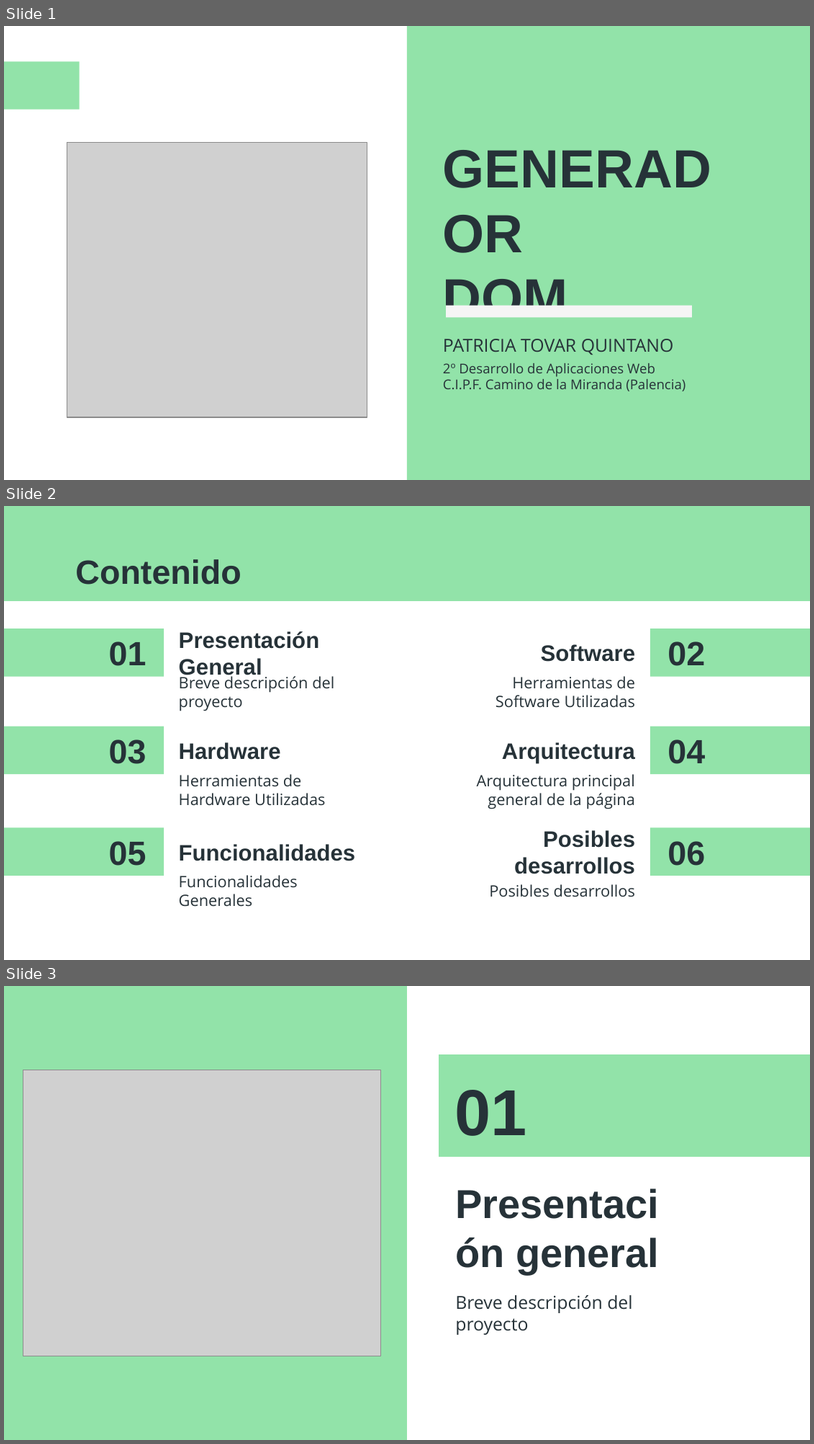
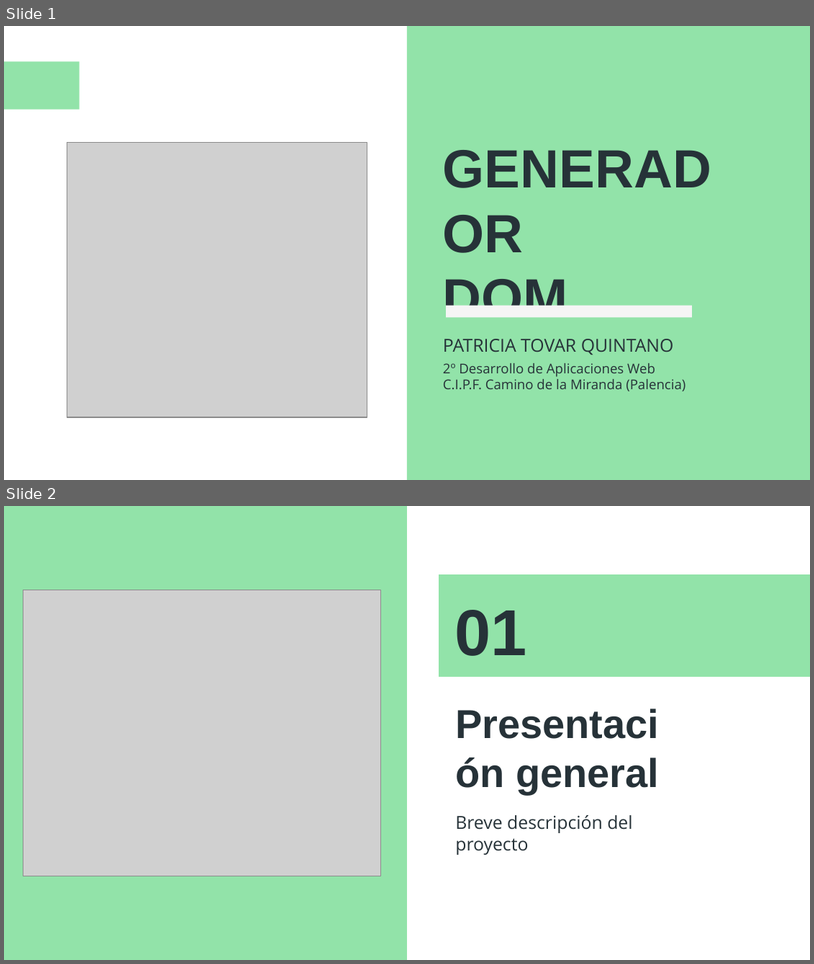
Before and after one commit to Pattov/GeneradorDOM, a slide deck: otros/Patricia_TovarQuintano_DAW2.ppsx. Shown one above the other, each under a label of ours: slides 1, 2 and 3 before the commit, slides 1 and 2 after it. The pictures are 814x1444 and 814x964 pixels, drawn with LibreOffice and Linux fonts; fonts in the diff are those of the drawing; grey boxes stand for pictures. Boxes give left, top, right and bottom in pixels: in the first picture for what was removed or moved away, otherwise in the second. Text is boxed around its words. In the diff, an @@ line names an element or a change of style, - is before the commit and + after.

```diff
--- a/otros/Patricia_TovarQuintano_DAW2.ppsx
+++ b/otros/Patricia_TovarQuintano_DAW2.ppsx
@@ slide 2 removed at bbox=[4, 506, 810, 960], background #FFFFFF @@
@@ rectangle removed at bbox=[4, 506, 810, 601] @@
@@ title removed at bbox=[75, 559, 241, 584] @@
-Contenido
@@ rectangle removed at bbox=[4, 628, 164, 676] @@
@@ title removed at bbox=[179, 631, 320, 679] @@
-Presentación General
@@ rectangle removed at bbox=[651, 628, 810, 676] @@
@@ title removed at bbox=[109, 641, 147, 666] @@
-01
@@ title removed at bbox=[541, 644, 635, 662] @@
-Software
@@ title removed at bbox=[668, 641, 705, 666] @@
-02
@@ subtitle removed at bbox=[179, 674, 334, 711] @@
-Breve descripción del proyecto
@@ subtitle removed at bbox=[496, 676, 635, 708] @@
-Herramientas de Software Utilizadas
@@ rectangle removed at bbox=[4, 726, 164, 774] @@
@@ title removed at bbox=[109, 739, 147, 764] @@
-03
@@ title removed at bbox=[179, 742, 281, 759] @@
-Hardware
@@ title removed at bbox=[502, 742, 635, 763] @@
-Arquitectura
@@ rectangle removed at bbox=[651, 726, 810, 774] @@
@@ title removed at bbox=[668, 739, 705, 764] @@
-04
@@ subtitle removed at bbox=[179, 774, 325, 806] @@
-Herramientas de Hardware Utilizadas
@@ subtitle removed at bbox=[477, 774, 635, 809] @@
-Arquitectura principal general de la página
@@ rectangle removed at bbox=[4, 828, 164, 875] @@
@@ rectangle removed at bbox=[651, 828, 810, 875] @@
@@ title removed at bbox=[109, 841, 147, 865] @@
-05
@@ title removed at bbox=[179, 844, 356, 861] @@
-Funcionalidades
@@ title removed at bbox=[514, 830, 635, 874] @@
-Posibles desarrollos
@@ title removed at bbox=[668, 841, 705, 865] @@
-06
@@ subtitle removed at bbox=[179, 875, 298, 906] @@
-Funcionalidades Generales
@@ subtitle removed at bbox=[489, 884, 635, 897] @@
-Posibles desarrollos
@@ what was slide 3 is now slide 2 @@
```
Also in this commit, not shown: 2 slides changed, 5 slides added.
